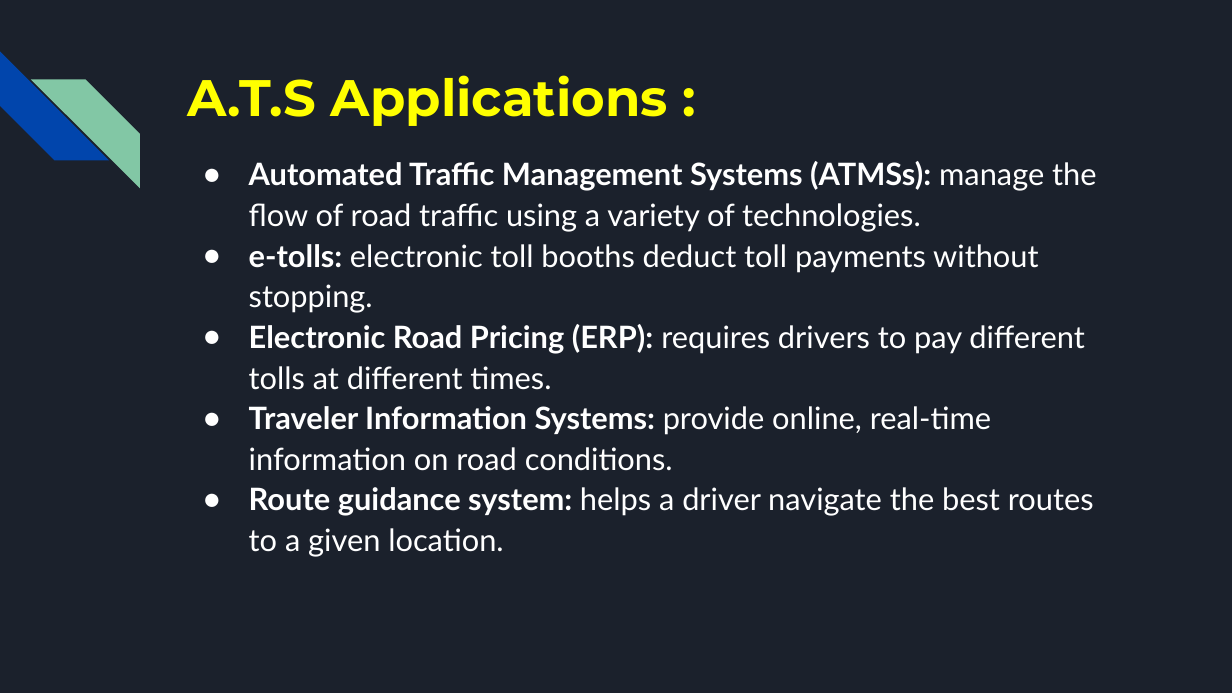
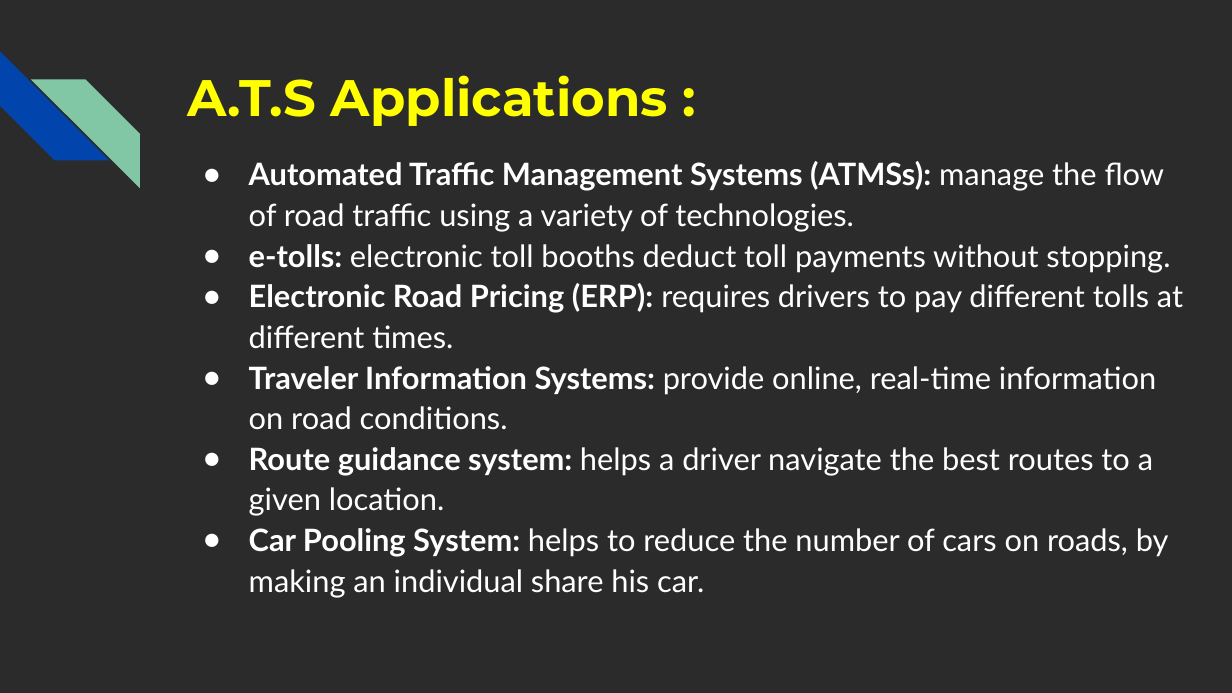
Before and after one commit to rhnmht30/endeavour-hackathon, a slide deck: slide 3 of Untitled presentation.pptx. Drawn at 1232x693 pixels with LibreOffice and Linux fonts; fonts in the diff are those of the drawing; background and template pictures are left out; a plain dark background stands for a picture behind light text. Boxes give left, top, right and bottom in pixels: in the first picture for what was removed or moved away, otherwise in the second. Text is boxed around its words. In the diff, an @@ line names an element or a change of style, - is before the commit and + after.

```diff
--- a/Untitled presentation.pptx
+++ b/Untitled presentation.pptx
@@ background #1B212C to picture (left out) @@
@@ text at (x1=249, y1=528, x2=1169, y2=598): paragraph added @@
+● Car Pooling System: helps to reduce the number of cars on roads, by making an individual share his car.
```
Also in this commit, not shown: 5 other slides changed, 3 slides added.
